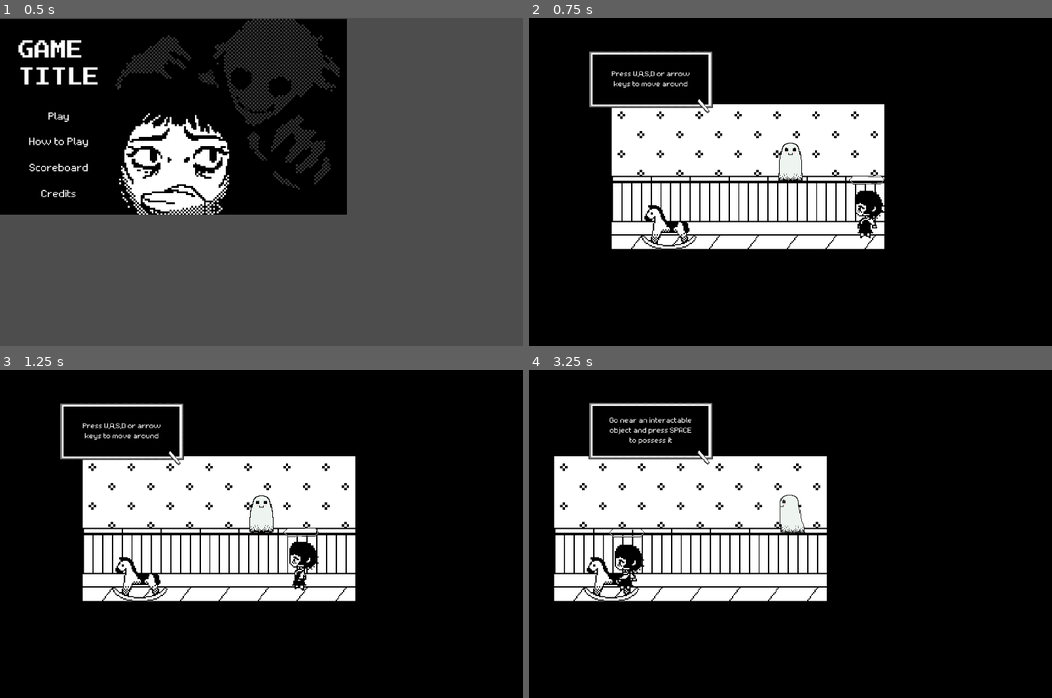
Above: before the commit, frames 1-4 (two rows, left to right).
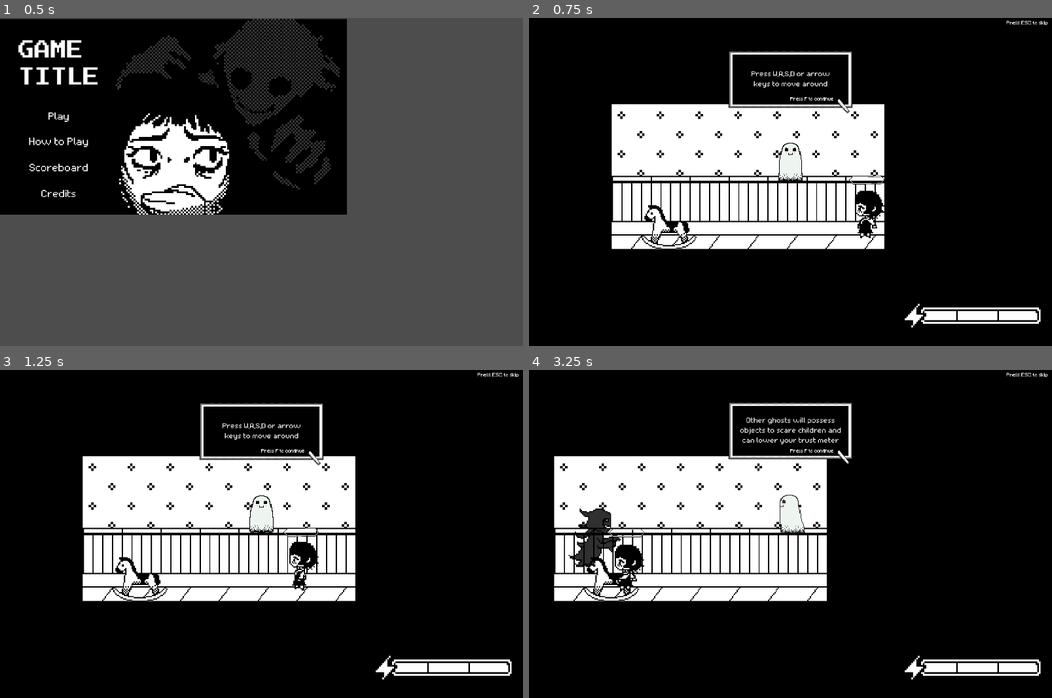
Above: after the commit, the same moments.

Repository: lykarevalde/GameJam
Game: Godot game, scene res://scenes/main_menu.tscn
Two runs of this game, one before a commit and one after it. Both use one fixed random seed, a clock stepped at 60 frames per second and the inputs below.
Inputs (mouse positions are in pixels of both pictures, inside the frame that each line leads up to):
- Up to frame 1 (0.5 s): no input
- Up to frame 2 (0.75 s): click (586, 142) at 0.5 s
- Up to frame 3 (1.25 s): no input
- Up to frame 4 (3.25 s): tap F (next, bound only after the commit) at 1.25, 1.55, 2, 2.1, 2.75, 3.05 s; hold Right (ui_right) 1.28-2.78 s; tap E (amuse) at 1.35, 2.3, 2.85 s; tap Enter (ui_accept) at 1.52, 2.27 s; hold Left (ui_left) from 2.78 s (still down)

Frame 1 is identical in both runs. In frame 2, 3.0% of the frame differs, in the area x 11-100%, y 0-95%; in frame 3, 3.0%; in frame 4, 4.0%, in the area x 7-100%, y 0-95%.

Commit message:
kinda done tutorial

Diff:
--- a/project.godot
+++ b/project.godot
@@ -79,6 +79,11 @@
 , Object(InputEventKey,"resource_local_to_scene":false,"resource_name":"","device":-1,"window_id":0,"alt_pressed":false …(183 unchanged characters)…
 ]
 }
+next={
+"deadzone": 0.2,
+"events": [Object(InputEventKey,"resource_local_to_scene":false,"resource_name":"","device":-1,"window_id":0,"alt_pressed":false,"shift_pressed":false,"ctrl_pressed":false,"meta_pressed":false,"pressed":false,"keycode":0,"physical_keycode":70,"key_label":0,"unicode":102,"location":0,"echo":false,"script":null)
+]
+}
 
 [rendering]
 
--- a/scenes/tutorial.tscn
+++ b/scenes/tutorial.tscn
@@ -1,13 +1,15 @@
-[gd_scene load_steps=17 format=3 uid="uid://er4cr1nu4dri"]
+[gd_scene load_steps=19 format=3 uid="uid://er4cr1nu4dri"]
 
 [ext_resource type="Texture2D" uid="uid://l5axf47yylfg" path="res://assets/interior_tileset_placeholder.png" id="1_8ho6b"]
 [ext_resource type="Script" uid="uid://b6b8u4liwgwwh" path="res://scripts/tutorial.gd" id="1_gbqnl"]
 [ext_resource type="Texture2D" uid="uid://dh7624vearbdr" path="res://assets/tileset/tileset.png" id="2_6yjpi"]
+[ext_resource type="FontFile" uid="uid://cde05rfkpag7i" path="res://assets/fonts/Minecraft.ttf" id="2_nlqja"]
 [ext_resource type="PackedScene" uid="uid://cxwfxl20tdd6" path="res://scenes/krysta_player.tscn" id="3_cq4me"]
 [ext_resource type="PackedScene" uid="uid://d0o8lmhmxg65u" path="res://scenes/furniture/horse.tscn" id="4_6yjpi"]
 [ext_resource type="PackedScene" uid="uid://cv3bjv8xhr455" path="res://scenes/enemy.tscn" id="8_ckvwl"]
 [ext_resource type="PackedScene" uid="uid://btf4w0qn217h6" path="res://scenes/npc.tscn" id="9_nlqja"]
 [ext_resource type="PackedScene" uid="uid://dcskmhopii3hc" path="res://scenes/loiter_area.tscn" id="10_0epgs"]
+[ext_resource type="PackedScene" uid="uid://bfuejy3kyaonp" path="res://scenes/energy scene.tscn" id="10_g2equ"]
 
 [sub_resource type="TileSetAtlasSource" id="TileSetAtlasSource_4kmhl"]
 texture = ExtResource("1_8ho6b")
@@ -345,6 +347,21 @@
 [node name="InstructionPrompt" type="Sprite2D" parent="CanvasLayer"]
 position = Vector2(-476, -342)
 
+[node name="PressF" type="Label" parent="CanvasLayer"]
+offset_left = -77.0
+offset_top = -50.0
+offset_right = -37.0
+offset_bottom = -27.0
+theme_override_colors/font_color = Color(1, 1, 1, 1)
+theme_override_fonts/font = ExtResource("2_nlqja")
+theme_override_font_sizes/font_size = 15
+
+[node name="skip" type="Label" parent="CanvasLayer"]
+offset_right = 40.0
+offset_bottom = 23.0
+theme_override_colors/font_color = Color(1, 1, 1, 1)
+theme_override_fonts/font = ExtResource("2_nlqja")
+
 [node name="TileMap" type="TileMap" parent="."]
 position = Vector2(-17, 25)
 tile_set = SubResource("TileSet_cq4me")
@@ -358,9 +375,10 @@
 position = Vector2(-41, -26)
 collision_mask = 17
 
-[node name="Player" parent="." instance=ExtResource("3_cq4me")]
+[node name="Player" parent="." node_paths=PackedStringArray("energy_sprite") instance=ExtResource("3_cq4me")]
 position = Vector2(514, 345)
 collision_mask = 8
+energy_sprite = NodePath("../EnergySystem/UI/Control/EnergySprite")
 
 [node name="Camera2D" type="Camera2D" parent="Player"]
 position = Vector2(0, -18)
@@ -435,3 +453,7 @@
 
 [node name="LoiterArea2" parent="Node2D" instance=ExtResource("10_0epgs")]
 position = Vector2(440, 392)
+
+[node name="EnergySystem" parent="." instance=ExtResource("10_g2equ")]
+
+[editable path="EnergySystem"]
--- a/scripts/tutorial.gd
+++ b/scripts/tutorial.gd
@@ -2,19 +2,21 @@
 
 @onready var player = get_tree().get_first_node_in_group("ghost")
 @onready var prompt: Sprite2D = $CanvasLayer/InstructionPrompt
+@onready var pressF = $CanvasLayer/PressF
+@onready var skip = $CanvasLayer/skip
 @onready var enemy = $Enemy
 @onready var child = $NPC
 #@export var camera: Camera2D
 
 var prompt_textures := [
-	preload("res://assets/tutorial assets textboxes/1.png"),
-	preload("res://assets/tutorial assets textboxes/2.png"),
-	preload("res://assets/tutorial assets textboxes/3.png"),
-	preload("res://assets/tutorial assets textboxes/4.png"),
-	preload("res://assets/tutorial assets textboxes/5.png"),
-	preload("res://assets/tutorial assets textboxes/6.png"),
-	preload("res://assets/tutorial assets textboxes/7.png"),
-	preload("res://assets/tutorial assets textboxes/8.png")
+	preload("res://assets/tutorial assets textboxes/1.png"), #0
+	preload("res://assets/tutorial assets textboxes/2.png"), #1
+	preload("res://assets/tutorial assets textboxes/3.png"), #2
+	preload("res://assets/tutorial assets textboxes/4.png"), #3
+	preload("res://assets/tutorial assets textboxes/5.png"), #4
+	preload("res://assets/tutorial assets textboxes/6.png"), #5
+	preload("res://assets/tutorial assets textboxes/7.png"), #6
+	preload("res://assets/tutorial assets textboxes/8.png")  #7
 ]
 
 var step = 0
@@ -23,45 +25,73 @@
 
 func _ready():
 	prompt.visible = true
-	prompt.position = Vector2(400, 200)
+	prompt.centered = true
+	var screen_size = get_viewport_rect().size
+	prompt.position.x = screen_size.x / 2
+	prompt.position.y = 200
 	prompt.scale = Vector2(1, 1)
+
+	pressF.text = "Press F to continue"
+	pressF.show()
+	pressF.position = Vector2(prompt.position.x, prompt.position.y + 60)
+
+	skip.text = "Press ESC to skip"
+	skip.show()
+	skip.position = Vector2(screen_size.x - 150, 10)
+
 	enemy.visible = false
 	enemy.set_physics_process(false)
+
 	prompt.texture = prompt_textures[0]
+
 	for child in get_tree().get_nodes_in_group("npcs"):
 		child.befriended.connect(on_child_befriended)
 
 func _process(delta):
+	if Input.is_action_just_pressed("ui_cancel"):
+		end_tutorial()
+		return
+
 	match step:
 		0:#Move around
-			if player_moved():
+			#if player_moved():
+			if Input.is_action_just_pressed("next"):
 				step+=1
 				_update_prompt()
 		1:#Go near object and posses
-			if player.nearby_furniture != null and player.possessed_furniture != null:
+			#if player.nearby_furniture != null and player.possessed_furniture != null:
+			if Input.is_action_just_pressed("next"):
 				step+=1
 				_update_prompt()
 		2:#amuse
-			if player.energy < player.MAX_ENERGY:
+			#if player.energy < player.MAX_ENERGY:
+			if Input.is_action_just_pressed("next"):
 				step+=1
 				_update_prompt()
 		3:#fill trust meter
-			if fake_trust_done:
+			#if fake_trust_done:
+			if Input.is_action_just_pressed("next"):
 				step+=1
 				_update_prompt()
 		4:#energy
-			if player.energy < player.MAX_ENERGY:
+			#if player.energy < player.MAX_ENERGY:
+			if Input.is_action_just_pressed("next"):
 				step += 1
 				_update_prompt()
 		5:#unposses
-			if player.possessed_furniture == null:
+			#if player.possessed_furniture == null:
+			if Input.is_action_just_pressed("next"):
 				step += 1
 				_update_prompt()
 		6:#enemy ghost
+			spawn_enemy()
 			#if enemy_spawned():
+			if Input.is_action_just_pressed("next"):
 				step += 1
 				_update_prompt()
 		7:#goal
+			if Input.is_action_just_pressed("next"):
+				end_tutorial()
 			pass
 
 func _update_prompt():
@@ -77,3 +107,9 @@
 
 func on_child_befriended():
 	fake_trust_done = true
+
+func end_tutorial():
+	prompt.visible = false
+	pressF.hide()
+	enemy.visible = false
+	enemy.set_physics_process(false)
Binary file added: assets/fonts/Minecraft.ttf
Not shown, added: assets/fonts/Minecraft.ttf.import
